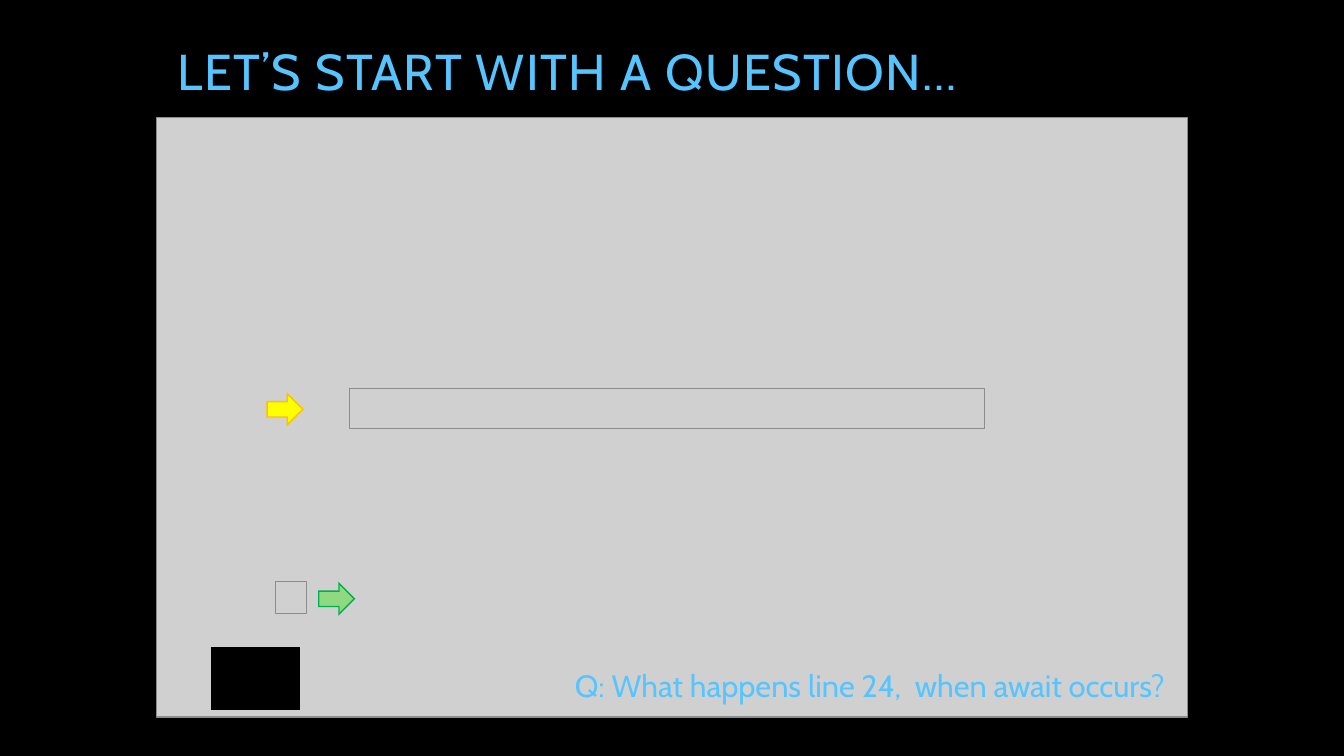
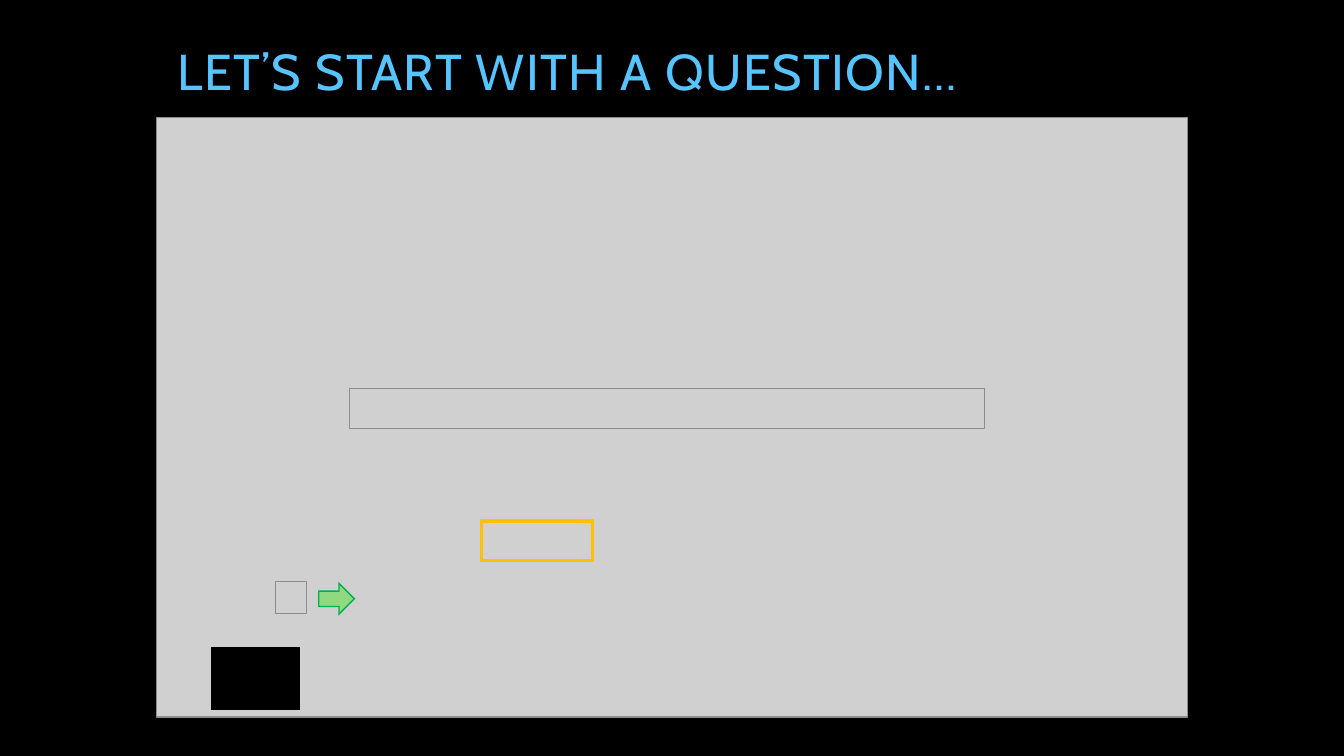
Before and after one commit to tpierrain/talk-AsyncAwait, a slide deck: slide 11 of AsyncAwait...ohWait.pptx (slide 9 before the commit). Drawn at 1344x756 pixels with LibreOffice and Linux fonts; fonts in the diff are those of the drawing; grey boxes stand for pictures; background and template pictures are left out. Boxes give left, top, right and bottom in pixels: in the first picture for what was removed or moved away, otherwise in the second. Text is boxed around its words. In the diff, an @@ line names an element or a change of style, - is before the commit and + after.

```diff
--- a/AsyncAwait...ohWait.pptx
+++ b/AsyncAwait...ohWait.pptx
@@ right arrow removed at (x1=267, y1=394, x2=302, y2=425) @@
@@ rectangle added at (x1=482, y1=521, x2=593, y2=561), outline #FFC000 2.75 pt @@
@@ text removed at (x1=575, y1=674, x2=1165, y2=704) @@
-Q: What happens line 24, when await occurs?
```
Also in this commit, not shown: 18 other slides changed, 7 slides added.
